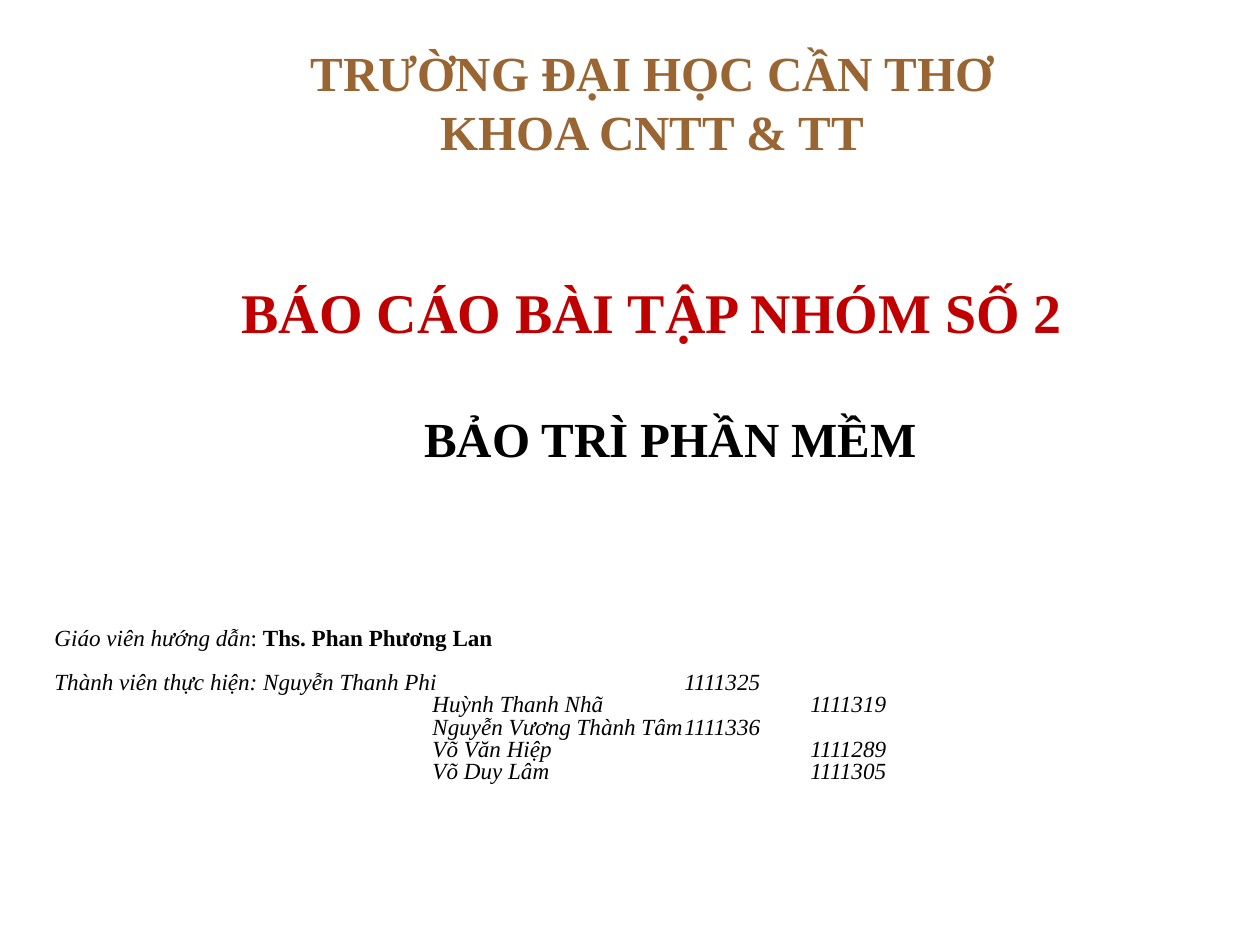
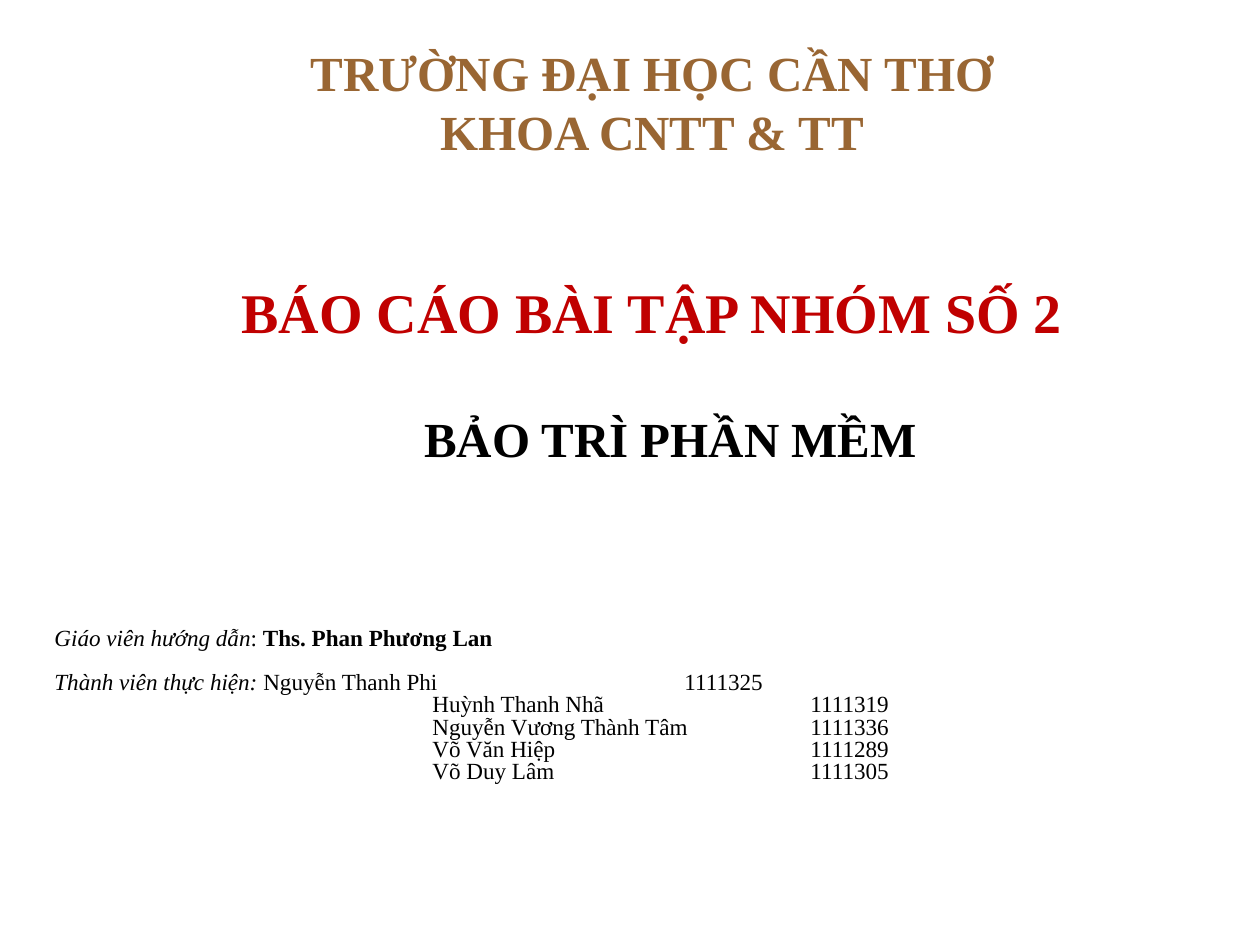
Before and after one commit to thanhphi0127/manager-configuration, a slide deck: slide 1 of doc/baitapso2/NHOM5_BAOCAO_BT2.ppt. Drawn at 1260x945 pixels with LibreOffice and Linux fonts; fonts in the diff are those of the drawing; background and template pictures are left out. Boxes give left, top, right and bottom in pixels: in the first picture for what was removed or moved away, otherwise in the second. Text is boxed around its words. In the diff, an @@ line names an element or a change of style, - is before the commit and + after.

```diff
--- a/doc/baitapso2/NHOM5_BAOCAO_BT2.ppt
+++ b/doc/baitapso2/NHOM5_BAOCAO_BT2.ppt
@@ text at (x1=54, y1=673, x2=888, y2=784): italic off in "Nguyễn Thanh Phi 1111325", "Huỳnh Thanh Nhã 1111319", "Nguyễn Vương Thành Tâm 1111336", "Võ Văn Hiệp 1111289" and 1 more places @@
```
Also in this commit, not shown: 1 other slide changed.
